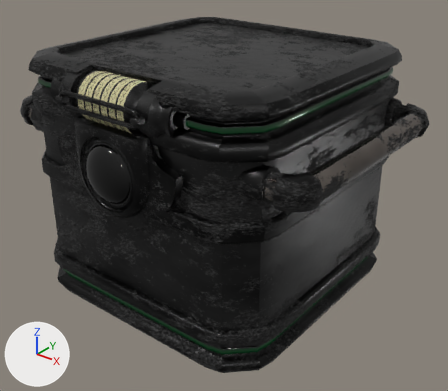
A saved change to the Blender file GameOff/Assets/Deep Secrets.blend.
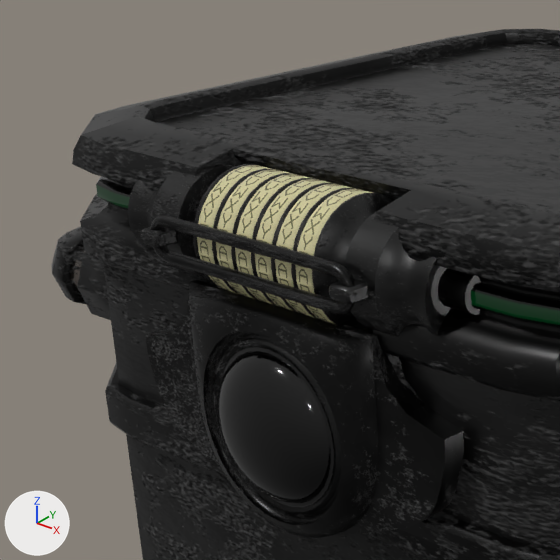
There are two pictures of each version: one whole from a camera (50 mm lens) standing at (2.798, -3.438, 2.799) and looking at (0.117, -0.087, 0.721), one close up on the part from 0% to 49% of the width and 1% to 58% of the height. The lights are fixed; the arrows at lower left show +X, +Y and +Z.
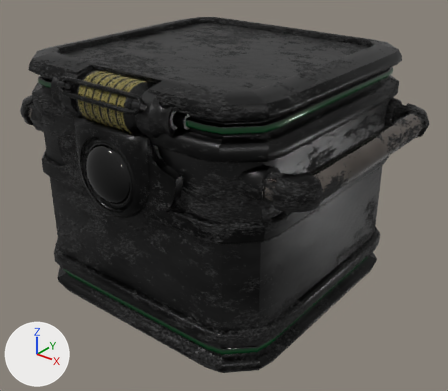
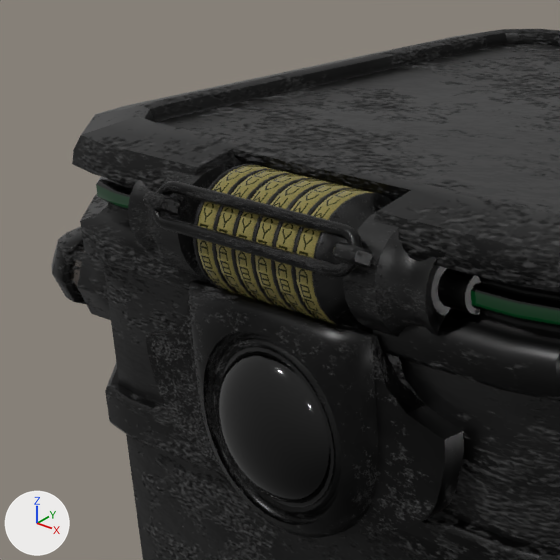
Changed parts and their boxes [x1, y1, x2, y2] in the close-ups (560 x 560 px):
'Cylinder.001', turned: [128, 164, 481, 337] in both
'Circle', moved, turned: before [150, 215, 355, 314]; after [152, 181, 363, 278]
'Cylinder.005', surface changed (beige to yellow): [295, 188, 373, 324] in both
'Cylinder.004', surface changed (beige to yellow): [275, 183, 352, 317] in both
'Cylinder.003', surface changed (beige to yellow): [255, 179, 331, 311] in both
'Cylinder.002', surface changed (beige to yellow): [235, 174, 310, 304] in both
'Cylinder.007', surface changed (beige to yellow): [216, 169, 289, 299] in both
'Cylinder.006', surface changed (beige to yellow): [197, 165, 272, 293] in both

Diff of the bpy script that builds the scene:
```diff
--- a/GameOff/Assets/Deep Secrets.blend.py
+++ b/GameOff/Assets/Deep Secrets.blend.py
@@ img_alphadisc_png @@
-img_alphadisc_png = load_image('AlphaDisc.png', 'Materials/AlphaDisc.png', 1024, 1024, 'Non-Color')
+img_alphadisc_png = load_image('AlphaDisc.png.001', 'Materials/AlphaDisc.png', 1024, 1024, 'sRGB')
@@ ob_cylinder_001 @@
 ob_cylinder_001.location = (-0.001, -0.965, 1.651)
+ob_cylinder_001.rotation_euler = (-0.483, 0.0, 0.0)  # degrees (-28, 0, 0)
 _m = ob_cylinder_001.modifiers.new('EdgeSplit', 'EDGE_SPLIT')
@@ ob_circle @@
 ob_circle = bpy.data.objects.new('Circle', me_circle_001)
-ob_circle.location = (0.0, -1.138, 1.651)
+ob_circle.location = (0.0, -1.118, 1.732)
+ob_circle.rotation_euler = (-0.483, 0.0, 0.0)  # degrees (-28, 0, 0)
 ob_circle.scale = (0.151, 0.151, 0.151)
```
